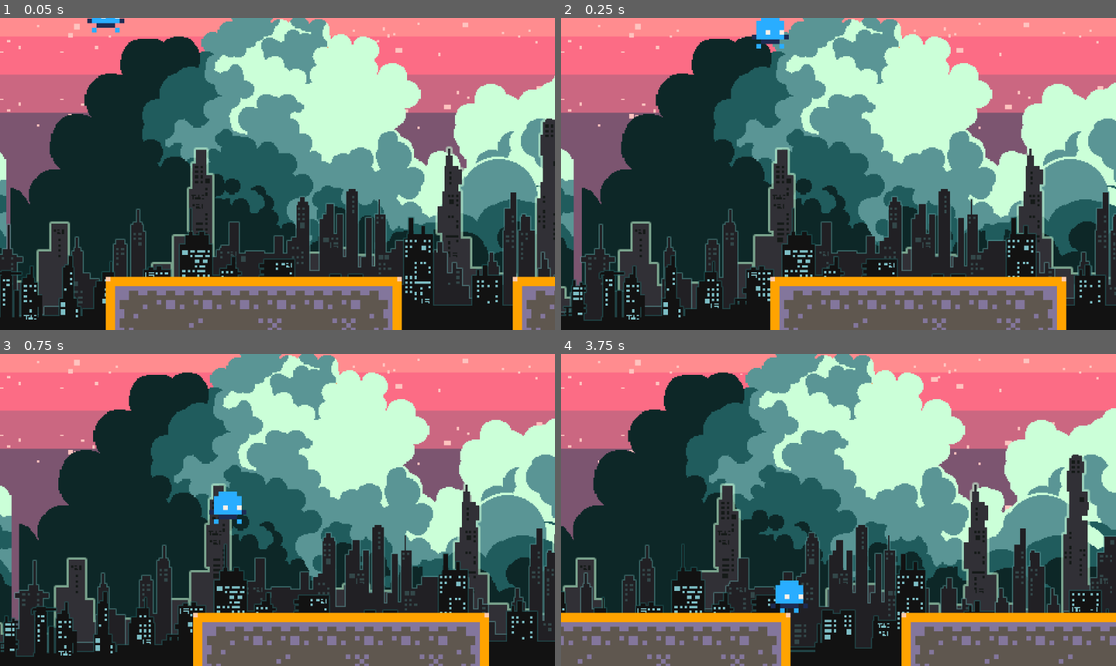
Above: before the commit, frames 1-4 (two rows, left to right).
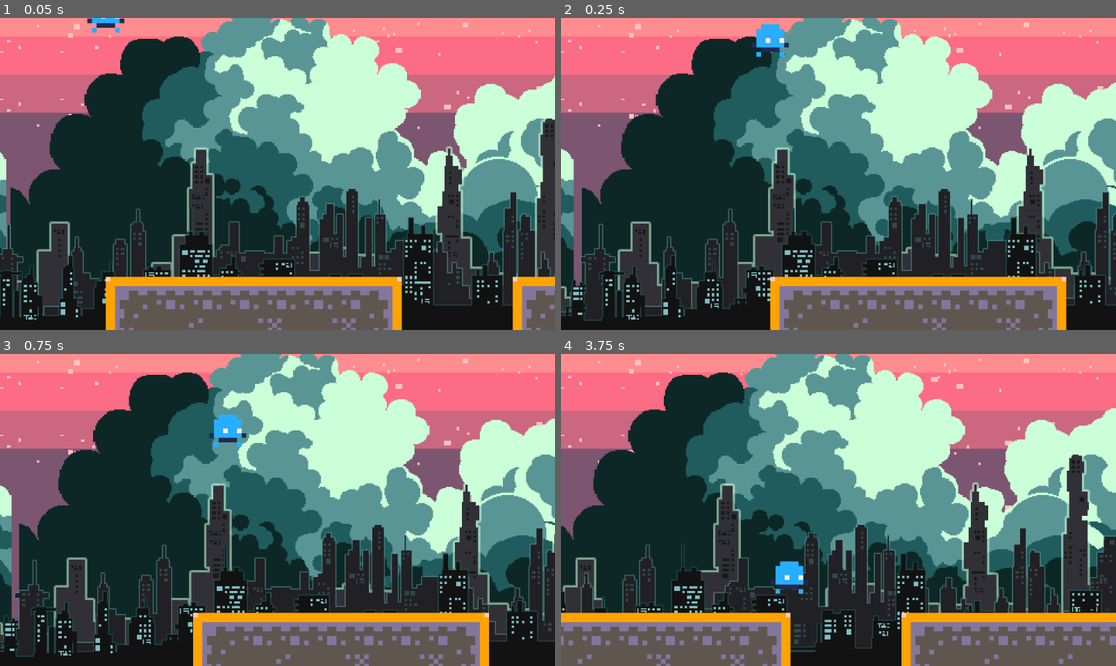
Above: after the commit, the same moments.

Repository: FerenczHollander/webcie-game-jam
Game: Godot game, scene res://level/dummy_level/dummy_level.tscn
Two runs of this game, one before a commit and one after it. Both use one fixed random seed, a clock stepped at 60 frames per second and the inputs below.
Inputs:
- Up to frame 1 (0.05 s): no input
- Up to frame 2 (0.25 s): no input
- Up to frame 3 (0.75 s): tap Enter (ui_accept) at 0.5 s; hold Right (ui_right) from 0.53 s (still down); hold Enter (ui_accept) from 0.53 s (still down)
- Up to frame 4 (3.75 s): release Enter (ui_accept) at 1.28 s; tap Enter (ui_accept) at 1.35, 1.52, 1.82, 2.85, 3.02, 3.32 s; release Right (ui_right) at 2.03 s; hold Left (ui_left) 2.03-2.78 s; hold Enter (ui_accept) 2.03-2.78 s; hold Right (ui_right) from 2.78 s (still down); hold Enter (ui_accept) from 3.53 s (still down)

Frame 1 is identical in both runs. In frame 2, 0.4% of the frame differs, in the area x 34-42%, y 0-13%; in frame 3, 0.9%; in frame 4, 1.6%, in the area x 3-99%, y 54-93%.

Commit message:
DOUBLE JUMP@!!

Diff:
--- a/Player/PlayerScript.gd
+++ b/Player/PlayerScript.gd
@@ -3,29 +3,20 @@
 
 var health = 3
 var SPEED = 300.0
-var JUMP_VELOCITY_Start = -100.0
-var JUMP_VELOCITY = -120.0
+var JUMP_VELOCITY_Start = -250.0
+var JUMP_VELOCITY = -100.0
 var JUMPING = false;
 var JUMPFRAMES = 0;
+var gravity_modifier = 1.5
 
 func _physics_process(delta: float) -> void:
 	handle_movement(delta)
+	handle_jump(delta)
 
 func handle_movement(delta: float) -> void:
 	# Add the gravity.
 	if not is_on_floor():
-		velocity += get_gravity() * delta
-	# Handle jump.
-	if Input.is_action_just_pressed("ui_accept") and is_on_floor() and not JUMPING:
-		JUMPING = true;
-		velocity.y += JUMP_VELOCITY_Start
-	elif Input.is_action_pressed("ui_accept") and JUMPING and JUMPFRAMES < 10:
-		JUMPFRAMES += 1
-		velocity.y += JUMP_VELOCITY / JUMPFRAMES
-		velocity.y = max(velocity.y, -600.0)
-	else:
-		JUMPING = false
-		JUMPFRAMES = 0
+		velocity += get_gravity() * delta * gravity_modifier
 	# Get the input direction and handle the movement/deceleration.
 	# As good practice, you should replace UI actions with custom gameplay actions.
 	var direction := Input.get_axis("ui_left", "ui_right")
@@ -38,6 +29,18 @@
 		killPlayer()
 	move_and_slide()
 
+func handle_jump(delta: float) -> void:
+	if Input.is_action_just_pressed("ui_accept") and is_on_floor() and not JUMPING:
+		JUMPING = true;
+		velocity.y += JUMP_VELOCITY_Start
+	elif Input.is_action_pressed("ui_accept") and JUMPING and JUMPFRAMES < 10:
+		JUMPFRAMES += 1
+		velocity.y += JUMP_VELOCITY / JUMPFRAMES
+		velocity.y = max(velocity.y, -600.0)
+	else:
+		JUMPING = false
+		JUMPFRAMES = 0
+
 func _on_area_2d_body_entered(body: Node2D) -> void:
 	if body.has_method("getDamage"):
 		health -= body.getDamge()
--- a/Player/dummy/dummy_player.gd
+++ b/Player/dummy/dummy_player.gd
@@ -2,13 +2,30 @@
 extends Player
 
 @export var animation_sprite: AnimatedSprite2D
+var jump_max = 2
+var jump_counter = 0
+
+
+func _ready():
+	pass
 
 func _physics_process(delta: float) -> void:
+	handle_jump(delta)
 	handle_movement(delta)
 	handle_animation()
-
+func handle_jump(delta):
+	if Input.is_action_just_pressed("ui_accept") and jump_counter < jump_max-1:
+		JUMPFRAMES = 0
+		jump_counter += 1;
+		velocity.y = JUMP_VELOCITY_Start
+	elif Input.is_action_pressed("ui_accept") and JUMPFRAMES < 10:
+		JUMPFRAMES += 1
+		velocity.y += JUMP_VELOCITY / JUMPFRAMES
+		velocity.y = max(velocity.y, -600.0)
+	if is_on_floor():
+		jump_counter = 0
+		JUMPFRAMES = 0
 func handle_animation():
-
 	if velocity == Vector2(0,0):
 		animation_sprite.play("default")
 		return
